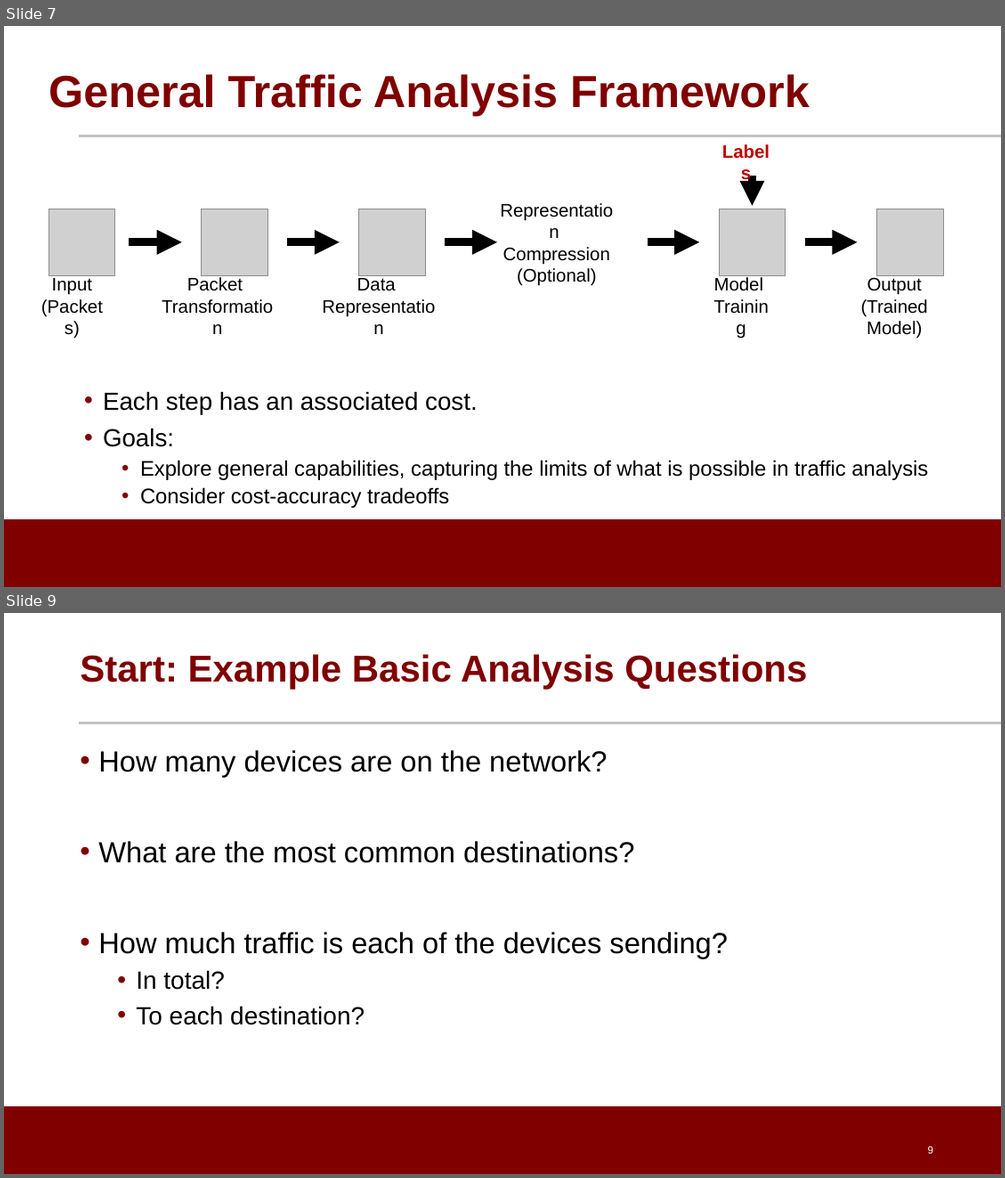
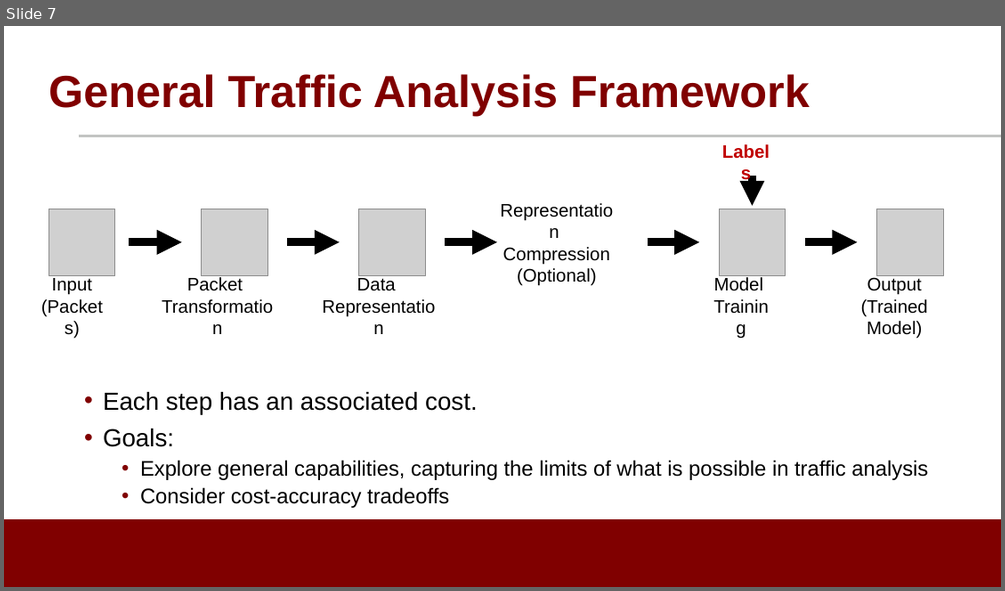
Before and after one commit to noise-lab/ML-Cybersecurity, a slide deck: module-2/ppt/2.3-Data Representation.pptx. Shown one above the other, each under a label of ours: slides 7 and 9 before the commit, slide 7 after it; the slides between them are not shown. The pictures are 1005x1178 and 1005x591 pixels, drawn with LibreOffice and Linux fonts; fonts in the diff are those of the drawing; grey boxes stand for pictures; background and template pictures are left out. Boxes give left, top, right and bottom in pixels: in the first picture for what was removed or moved away, otherwise in the second. Text is boxed around its words. In the diff, an @@ line names an element or a change of style, - is before the commit and + after.

```diff
--- a/module-2/ppt/2.3-Data Representation.pptx
+++ b/module-2/ppt/2.3-Data Representation.pptx
@@ slide 9 removed at (x1=4, y1=613, x2=1001, y2=1174), background #FFFFFF; not listed: 2 template elements that a slide beside it also shows @@
@@ title removed at (x1=80, y1=654, x2=807, y2=690) @@
-Start: Example Basic Analysis Questions
@@ text removed at (x1=98, y1=750, x2=727, y2=1025) @@
-• How many devices are on the network?
-• What are the most common destinations?
-• How much traffic is each of the devices sending?
-  • In total?
-  • To each destination?
@@ page number removed at (x1=928, y1=1146, x2=933, y2=1153) @@
-9
```
Also in this commit, not shown: 1 slide changed, 3 slides added, 1 other slide removed, 5 other files.
